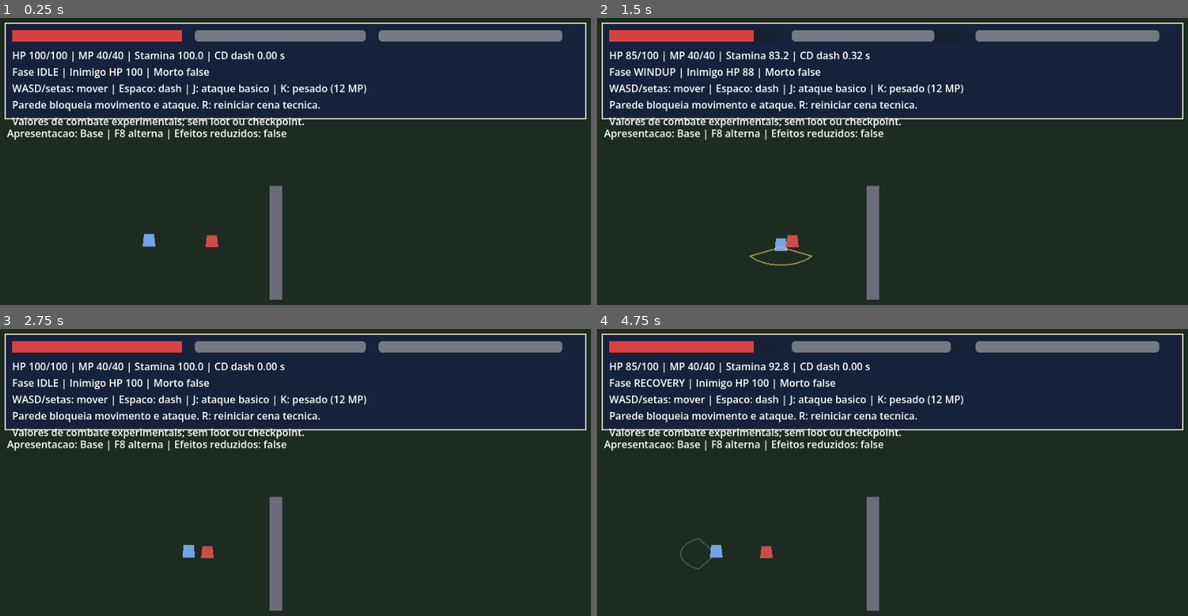
Above: before the commit, frames 1-4 (two rows, left to right).
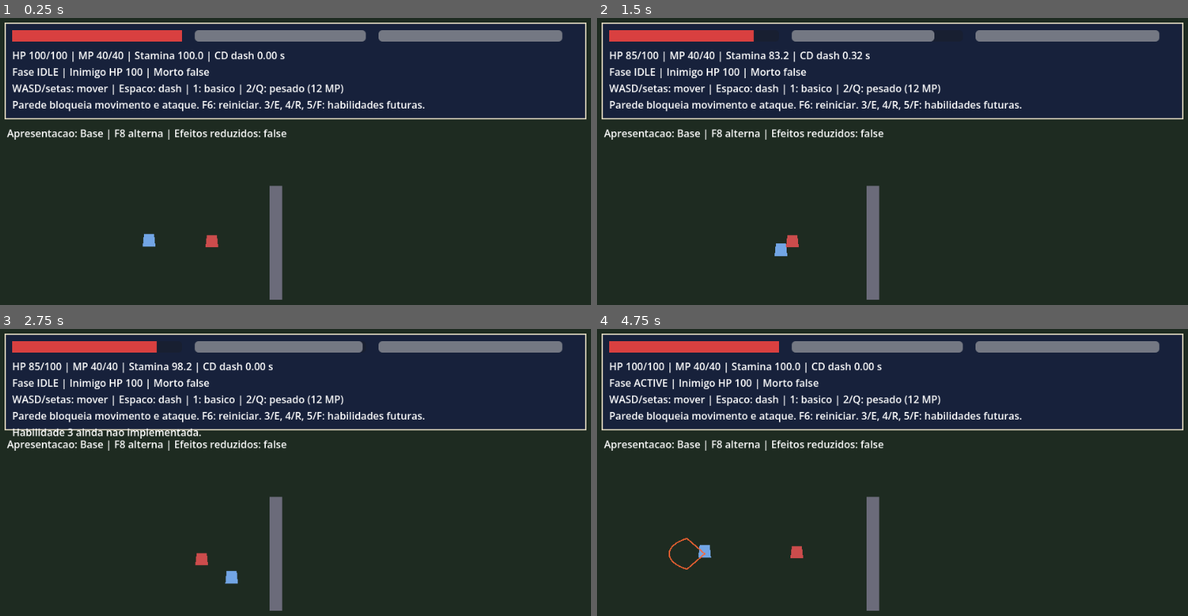
Above: after the commit, the same moments.

Repository: Sarhuman/Echoes-of-Aethel
Game: Godot game, scene res://scenes/test_scene.tscn
The game is run twice, just before and just after one commit, with the same random seed, the same clock (stepped at 60 frames per second) and the same inputs.
Inputs:
- Up to frame 1 (0.25 s): no input
- Up to frame 2 (1.5 s): tap Enter at 0.5 s; hold D (move_right) 0.53-1.28 s; tap Space (dash) at 0.6 s; tap J (normal_recovery, bound only before the commit) at 0.8, 1.35 s; hold S (move_down) from 1.28 s (still down)
- Up to frame 3 (2.75 s): tap 1 (attack_basic, bound only after the commit) at 1.55, 2.1 s; release S (move_down) at 2.03 s; hold D (move_right) from 2.03 s (still down); tap R at 2.3 s
- Up to frame 4 (4.75 s): release D (move_right) at 2.78 s; hold K (heavy_windup, bound only before the commit) 2.78-3.53 s; tap R at 2.85 s; tap Space (dash) at 3.05, 3.6 s; hold A (move_left) from 3.53 s (still down); tap J (normal_recovery, bound only before the commit) at 3.8, 4.35 s; tap F6 (debug_restart, bound only after the commit) at 4.15 s; tap 1 (attack_basic, bound only after the commit) at 4.55 s

The runs differ from the first frame. In frame 1, 1.8% of the frame differs, in the area x 2-72%, y 23-39%; in frame 2, 2.6%; in frame 3, 3.2%; in frame 4, 4.0%, in the area x 2-72%, y 4-84%.

Commit message:
feat(input): apply approved controls and define product scope and visual target

Diff:
--- a/client/godot/entities/player/player.gd
+++ b/client/godot/entities/player/player.gd
@@ -3,6 +3,7 @@
 
 signal stamina_changed(current: float, maximum: float)
 signal mp_changed(current: float, maximum: float)
+signal skill_unavailable(slot: int)
 signal attack_started(attack_id: StringName)
 signal hp_changed(current: int, maximum: int)
 
@@ -85,6 +86,14 @@
 		attack_started.emit(spec.attack_id)
 	return result["status"]
 
+func request_skill(slot: int) -> AttackController.Status:
+	if slot == 1:
+		# Technical harness binding, not the final class loadout.
+		return request_attack(true)
+	if slot in [2, 3, 4] and not is_dead:
+		skill_unavailable.emit(slot)
+	return AttackController.Status.REJECTED
+
 func _sync_attack_state() -> void:
 	current_action_state = attacks.phase as ActionState
 	heavy_action = attacks.definition != null and attacks.definition.heavy
@@ -145,10 +154,15 @@
 		input_vector = Input.get_vector("move_left", "move_right", "move_up", "move_down")
 		if input_vector != Vector2.ZERO and current_action_state == ActionState.IDLE:
 			facing = input_vector.normalized()
-		if Input.is_action_just_pressed("normal_recovery"):
+		if Input.is_action_just_pressed("attack_basic"):
 			request_attack(false)
-		if Input.is_action_just_pressed("heavy_windup"):
-			request_attack(true)
+		elif Input.is_action_just_pressed("skill_1"):
+			request_skill(1)
+		else:
+			for slot in range(2, 5):
+				if Input.is_action_just_pressed("skill_%d" % slot):
+					request_skill(slot)
+					break
 		if Input.is_action_just_pressed("dash"):
 			attempt_dash(input_vector)
 	advance_attack(delta)
--- a/client/godot/project.godot
+++ b/client/godot/project.godot
@@ -38,11 +38,27 @@
 "deadzone": 0.2,
 "events": [Object(InputEventKey,"physical_keycode":32)]
 }
-normal_recovery={
+attack_basic={
 "deadzone": 0.2,
-"events": [Object(InputEventKey,"physical_keycode":74)]
+"events": [Object(InputEventKey,"physical_keycode":49)]
 }
-heavy_windup={
+skill_1={
 "deadzone": 0.2,
-"events": [Object(InputEventKey,"physical_keycode":75)]
+"events": [Object(InputEventKey,"physical_keycode":50),Object(InputEventKey,"physical_keycode":81)]
 }
+skill_2={
+"deadzone": 0.2,
+"events": [Object(InputEventKey,"physical_keycode":51),Object(InputEventKey,"physical_keycode":69)]
+}
+skill_3={
+"deadzone": 0.2,
+"events": [Object(InputEventKey,"physical_keycode":52),Object(InputEventKey,"physical_keycode":82)]
+}
+skill_4={
+"deadzone": 0.2,
+"events": [Object(InputEventKey,"physical_keycode":53),Object(InputEventKey,"physical_keycode":70)]
+}
+debug_restart={
+"deadzone": 0.2,
+"events": [Object(InputEventKey,"physical_keycode":4194337)]
+}
--- a/client/godot/scenes/test_scene.gd
+++ b/client/godot/scenes/test_scene.gd
@@ -1,4 +1,6 @@
 extends Node2D
+
+var unavailable_notice := ""
 
 @onready var player: Player = $Player
 @onready var status: Label = $HUD/Panel/Status
@@ -7,6 +9,8 @@
 @onready var stamina_bar: ProgressBar = $HUD/Panel/Stamina
 
 func _ready() -> void:
+	player.skill_unavailable.connect(func(slot): unavailable_notice = "Habilidade %d ainda nao implementada." % slot)
+	player.attack_started.connect(func(_attack): unavailable_notice = "")
 	player.mp_changed.connect(func(current, maximum): mp_bar.max_value = maximum; mp_bar.value = current)
 	mp_bar.max_value = player.mp_max
 	mp_bar.value = player.mp
@@ -18,8 +22,8 @@
 	stamina_bar.value = player.stamina
 
 func _process(_delta: float) -> void:
-	status.text = "HP %d/%d | MP %.0f/%.0f | Stamina %.1f | CD dash %.2f s\nFase %s | Inimigo HP %d | Morto %s\nWASD/setas: mover | Espaco: dash | J: ataque basico | K: pesado (12 MP)\nParede bloqueia movimento e ataque. R: reiniciar cena tecnica.\nValores de combate experimentais; sem loot ou checkpoint." % [player.current_health, player.max_health, player.mp, player.mp_max, player.stamina, player.cooldown_left, Player.ActionState.keys()[player.current_action_state], $Enemy.current_health, str(player.is_dead)]
+	status.text = "HP %d/%d | MP %.0f/%.0f | Stamina %.1f | CD dash %.2f s\nFase %s | Inimigo HP %d | Morto %s\nWASD/setas: mover | Espaco: dash | 1: basico | 2/Q: pesado (12 MP)\nParede bloqueia movimento e ataque. F6: reiniciar. 3/E, 4/R, 5/F: habilidades futuras.\n%s" % [player.current_health, player.max_health, player.mp, player.mp_max, player.stamina, player.cooldown_left, Player.ActionState.keys()[player.current_action_state], $Enemy.current_health, str(player.is_dead), unavailable_notice]
 
 func _unhandled_key_input(event: InputEvent) -> void:
-	if event is InputEventKey and event.pressed and not event.echo and event.physical_keycode == KEY_R:
+	if event is InputEventKey and event.pressed and not event.echo and event.is_action_pressed("debug_restart"):
 		get_tree().reload_current_scene()
Not shown, changed: README.md
Not shown, changed: client/godot/README.md
Not shown, changed: docs/GDD/README.md
Not shown, changed: docs/design/art-direction.md
Not shown, added: docs/design/visual-proposal.md
Not shown, changed: docs/engineering/offline-combat.md
Not shown, changed: docs/engineering/player-test-scene.md
Not shown, added: docs/engineering/project-scope.md
